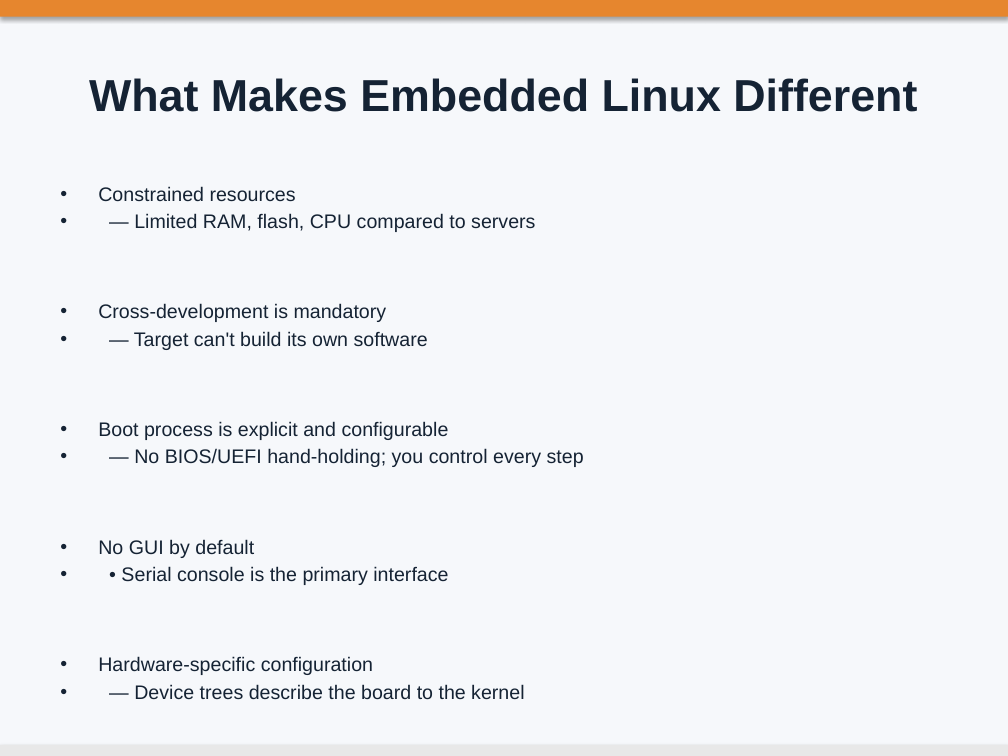
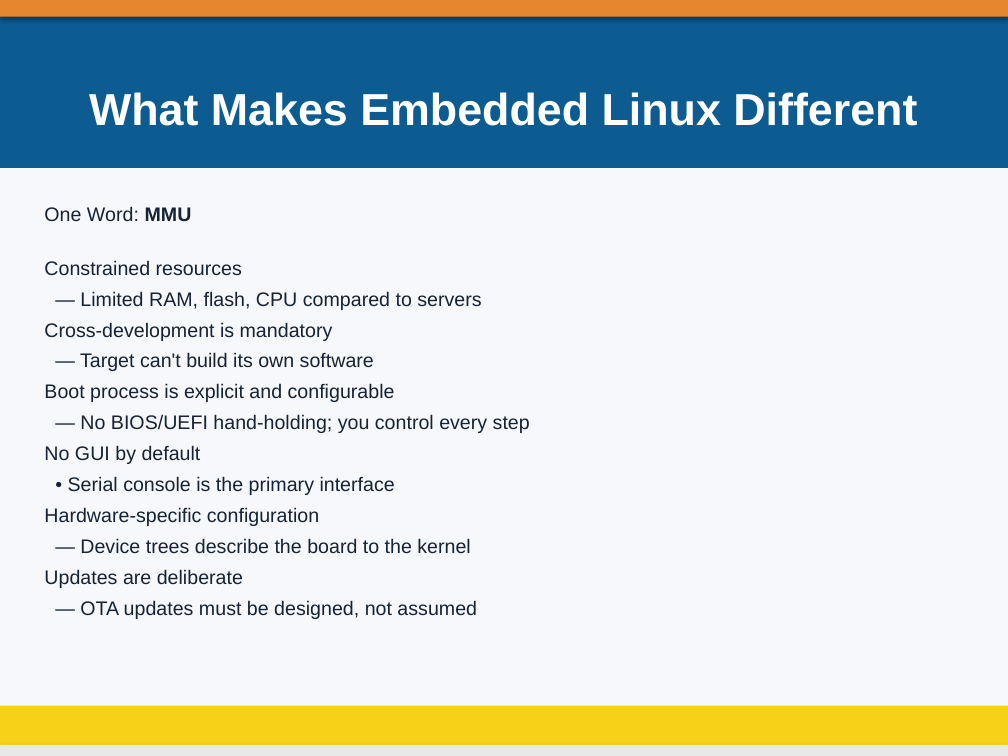
Before and after one commit to aircable/EmbeddedLinuxCourse, a slide deck: slide 7 of slides/01_Course.pptx (slide 6 before the commit). Drawn at 1008x756 pixels with LibreOffice and Linux fonts; fonts in the diff are those of the drawing; background and template pictures are left out. Boxes give left, top, right and bottom in pixels: in the first picture for what was removed or moved away, otherwise in the second. Text is boxed around its words. In the diff, an @@ line names an element or a change of style, - is before the commit and + after.

```diff
--- a/slides/01_Course.pptx
+++ b/slides/01_Course.pptx
@@ rectangle added at (0, 0, 1008, 168), fill #0D5C91 @@
@@ title "What Makes Embedded Linux Different": place and size @@
-title "What Makes Embedded Linux Different" at (89, 78, 917, 112)
+title "What Makes Embedded Linux Different" at (89, 92, 917, 126)
@@ title "What Makes Embedded Linux Different" at (89, 92, 917, 126): text colour #152334 to #FFFFFF @@
@@ text "One Word: MMU": place and size @@
-text "One Word: MMU" at (98, 186, 584, 700)
+text "One Word: MMU" at (44, 206, 530, 619)
@@ text at (44, 206, 192, 222): paragraph added @@
+One Word: MMU
@@ text at (44, 260, 530, 619): bullet • to none; line spacing 1 to 1.15; less space between paragraphs @@
@@ rectangle added at (0, 706, 1008, 756), fill #F7D117 @@
```
Also in this commit, not shown: 21 other slides changed, 1 slide added, 2 other files.
